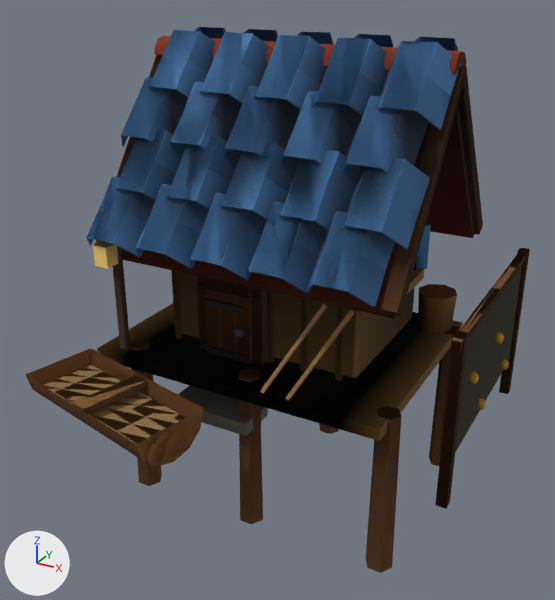
Before and after pictures for a commit that changed the glTF model public/models/fisher.glb.
Both versions are drawn from a 50 mm lens placed at (0.587, -1.193, 0.786), pointed at (-0.056, -0.023, 0.201). The lights are fixed; the arrows at lower left show +X, +Y and +Z. The first picture is the older version. Vertices at exactly the same position are counted once.

In view in the first picture: 'fisher_l1', 'fisher_l2', 'fisher_l3'.
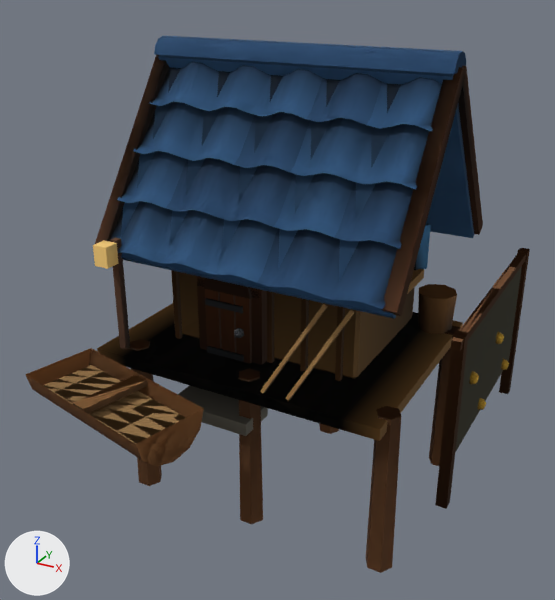
Location of each change, (x1, y1, x2, y2) in pixels of the pictures (555 x 600 px):
'fisher_l3', reshaped
    before: (25, 27, 530, 573)
    after: (25, 36, 530, 573)
'fisher_l2', reshaped
    before: (87, 27, 463, 441)
    after: (117, 62, 453, 441)
'fisher_l1', reshaped
    before: (87, 27, 461, 441)
    after: (158, 55, 448, 441)
part 1 of me_fisher_l1, added
    after: (257, 228, 338, 295)
part 2 of me_fisher_l1, added
    after: (198, 65, 382, 125)
part 3 of me_fisher_l1, added
    after: (218, 165, 413, 249)
part 4 of me_fisher_l1, deleted
    before: (87, 27, 461, 306)
part 5 of me_fisher_l1, recoloured
    after: (158, 55, 448, 77)
part 6 of me_fisher_l2, added
    after: (117, 151, 354, 237)
part 7 of me_fisher_l2, added
    after: (133, 101, 254, 165)
part 8 of me_fisher_l2, added
    after: (149, 62, 322, 119)
part 9 of me_fisher_l2, added
    after: (149, 210, 278, 283)
part 10 of me_fisher_l2, deleted
    before: (87, 27, 463, 307)
part 11 of me_fisher_l2, recoloured
    after: (353, 67, 453, 77)
part 12 of me_fisher_l3, added
    after: (110, 201, 397, 309)
part 13 of me_fisher_l3, added
    after: (166, 158, 239, 217)
part 14 of me_fisher_l3, added
    after: (234, 112, 429, 190)
part 15 of me_fisher_l3, added
    after: (367, 77, 442, 132)
part 16 of me_fisher_l3, deleted
    before: (86, 27, 480, 306)
part 17 of me_fisher_l3, recoloured
    both: (93, 39, 474, 355)
part 18 of me_fisher_l3, recoloured
    both: (121, 57, 474, 319)
part 19 of me_fisher_l3, recoloured
    both: (154, 36, 466, 74)

The edits, one by one:
me_fisher_l1 is used by ob_fisher_l1; location (0.0, 0.0, 0.0).
me_fisher_l1 had 874 vertices, 1112 faces and spanned x -0.392..0.356, y -0.427..0.377, z -0.22..0.672.
me_fisher_l1 now has 1178 vertices, 1672 faces and spans x -0.392..0.356, y -0.427..0.343, z -0.22..0.656.
me_fisher_l1 part 1: a new loose piece of 78 vertices spanning x -0.35..0.21, y -0.183..-0.079, z 0.294..0.397.
me_fisher_l1 part 2: a new loose piece of 78 vertices spanning x -0.35..0.21, y -0.01..0.094, z 0.535..0.639.
me_fisher_l1 part 3: a new loose piece of 78 vertices spanning x -0.35..0.21, y -0.125..-0.021, z 0.374..0.478.
me_fisher_l1 part 4: 320 vertices removed from x -0.367..0.227, y -0.217..0.377, z 0.303..0.672.
me_fisher_l1 part 5: 24 faces spanning x -0.36..0.22, y -0.158..0.318, z 0.272..0.632 switch from mat_roofdeck_0_03 to mat_tilebluec_0_07.
Other edits to the shape of me_fisher_l1 do not show in these pictures.
me_fisher_l1 no longer uses material mat_ridge_0_03.
me_fisher_l2 is used by ob_fisher_l2; location (0.0, 0.0, 0.0).
me_fisher_l2 had 906 vertices, 1164 faces and spanned x -0.392..0.356, y -0.427..0.377, z -0.22..0.672.
me_fisher_l2 now has 1210 vertices, 1724 faces and spans x -0.392..0.356, y -0.427..0.343, z -0.22..0.656.
me_fisher_l2 part 6: a new loose piece of 78 vertices spanning x -0.35..0.21, y -0.125..-0.021, z 0.374..0.478.
me_fisher_l2 part 7: a new loose piece of 78 vertices spanning x -0.35..0.21, y -0.068..0.036, z 0.455..0.558.
me_fisher_l2 part 8: a new loose piece of 78 vertices spanning x -0.35..0.21, y -0.01..0.094, z 0.535..0.639.
me_fisher_l2 part 9: a new loose piece of 78 vertices spanning x -0.35..0.21, y -0.183..-0.079, z 0.294..0.397.
me_fisher_l2 part 10: 320 vertices removed from x -0.366..0.227, y -0.217..0.377, z 0.303..0.672.
me_fisher_l2 part 11: 24 faces spanning x -0.36..0.22, y -0.158..0.318, z 0.272..0.632 switch from mat_roofdeck_0_03 to mat_tilebluec_0_07.
Other edits to the shape of me_fisher_l2 do not show in these pictures.
me_fisher_l2 no longer uses material mat_ridge_0_03.
me_fisher_l3 is used by ob_fisher_l3; location (0.0, 0.0, 0.0).
me_fisher_l3 had 952 vertices, 1234 faces and spanned x -0.392..0.356, y -0.427..0.446, z -0.22..0.672.
me_fisher_l3 now has 1256 vertices, 1794 faces and spans x -0.392..0.356, y -0.427..0.446, z -0.22..0.656.
me_fisher_l3 part 12: a new loose piece of 78 vertices spanning x -0.35..0.21, y -0.183..-0.079, z 0.294..0.397.
me_fisher_l3 part 13: a new loose piece of 78 vertices spanning x -0.35..0.21, y -0.125..-0.021, z 0.374..0.478.
me_fisher_l3 part 14: a new loose piece of 78 vertices spanning x -0.35..0.21, y -0.068..0.036, z 0.455..0.558.
me_fisher_l3 part 15: a new loose piece of 78 vertices spanning x -0.35..0.21, y -0.01..0.094, z 0.535..0.639.
me_fisher_l3 part 16: 320 vertices removed from x -0.367..0.227, y -0.217..0.377, z 0.303..0.672.
me_fisher_l3 part 17: 485 kept faces spanning x -0.392..0.356, y -0.427..0.438, z -0.22..0.656 get new vertex colours; the middle colour goes from grey #a2a2a2 to grey #a3a3a3.
me_fisher_l3 part 18: 24 faces spanning x -0.36..0.22, y -0.158..0.318, z 0.272..0.632 switch from mat_roofdeck_0_03 to mat_tilebluec_0_07.
me_fisher_l3 part 19: 22 faces spanning x -0.365..0.225, y 0.048..0.112, z 0.624..0.656 switch from mat_ridge_0_03 to mat_tileblueb_0_07.
Other edits to the shape of me_fisher_l3 do not show in these pictures.
